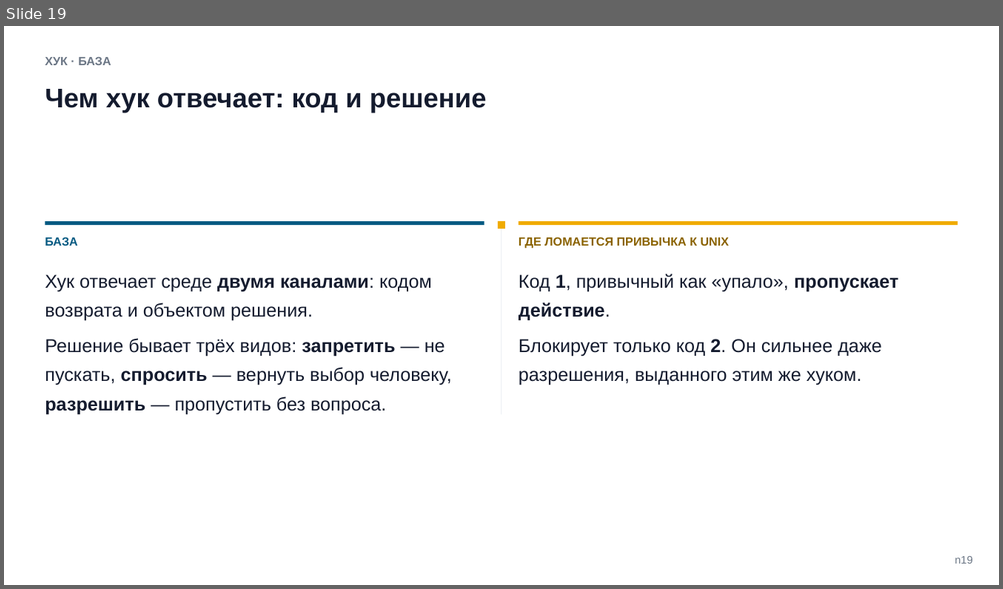
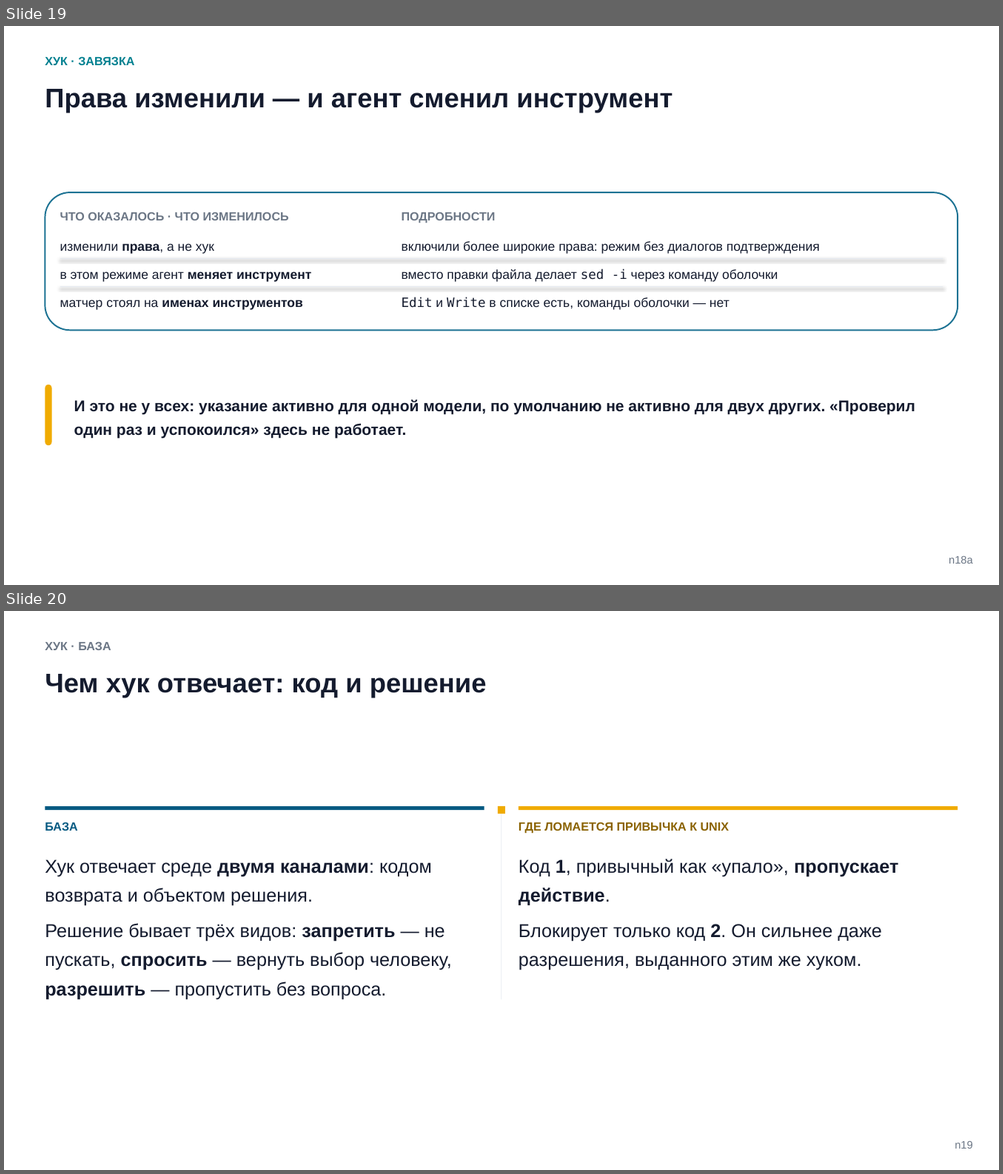
Before and after one commit to tellina-study/AI-usage-lessons, a slide deck: library/seminars/sem-05/rendered/sem-05.pptx. Shown one above the other, each under a label of ours: slide 19 before the commit, slides 19 and 20 after it. The pictures are 1003x589 and 1003x1174 pixels, drawn with LibreOffice and Linux fonts; fonts in the diff are those of the drawing. Boxes give left, top, right and bottom in pixels: in the first picture for what was removed or moved away, otherwise in the second. Text is boxed around its words. In the diff, an @@ line names an element or a change of style, - is before the commit and + after.

```diff
--- a/library/seminars/sem-05/rendered/sem-05.pptx
+++ b/library/seminars/sem-05/rendered/sem-05.pptx
@@ slide 19 added at (4, 26, 999, 585), background #FFFFFF @@
@@ text added at (45, 56, 134, 65), 11.5 pt, text #028090, bold @@
+ХУК · ЗАВЯЗКА
@@ text added at (45, 89, 672, 113), 26 pt, text #141B2E, bold @@
+Права изменили — и агент сменил инструмент
@@ rounded rectangle added at (45, 192, 958, 330), fill #FFFFFF, outline #1C7293 1.4 pt @@
@@ text added at (60, 212, 289, 221), 11.5 pt, text #6B7685, bold @@
+ЧТО ОКАЗАЛОСЬ · ЧТО ИЗМЕНИЛОСЬ
@@ text added at (401, 212, 495, 223), 11.5 pt, text #6B7685, bold @@
+ПОДРОБНОСТИ
@@ text added at (60, 244, 214, 254), 12.5 pt, text #141B2E @@
+изменили права, а не хук
@@ text added at (401, 241, 819, 254), 12.5 pt, text #141B2E @@
+включили более широкие права: режим без диалогов подтверждения
@@ line added from (60, 259) to (942, 259), #E5EAF0 0.75 pt @@
@@ text added at (401, 269, 777, 282), 12.5 pt, text #141B2E @@
+вместо правки файла делает sed -i через команду оболочки
@@ text added at (60, 272, 311, 282), 12.5 pt, text #141B2E @@
+в этом режиме агент меняет инструмент
@@ line added from (60, 287) to (942, 287), #E5EAF0 0.75 pt @@
@@ text added at (60, 300, 303, 310), 12.5 pt, text #141B2E, bold @@
+матчер стоял на именах инструментов
@@ text added at (401, 297, 729, 310), 12.5 pt, text #141B2E @@
+Edit и Write в списке есть, команды оболочки — нет
@@ rounded rectangle added at (45, 385, 52, 446), fill #F0AB00 @@
@@ text added at (74, 400, 915, 438), 15 pt, text #141B2E, bold @@
+И это не у всех: указание активно для одной модели, по умолчанию не активно для двух других. «Проверил один раз и успокоился» здесь не работает.
@@ text added at (948, 557, 972, 564), 10.5 pt, text #6B7685 @@
+n18a
@@ what was slide 19 is now slide 20 @@
```
Also in this commit, not shown: 2 slides changed, 1 other slide added, 7 other files.
